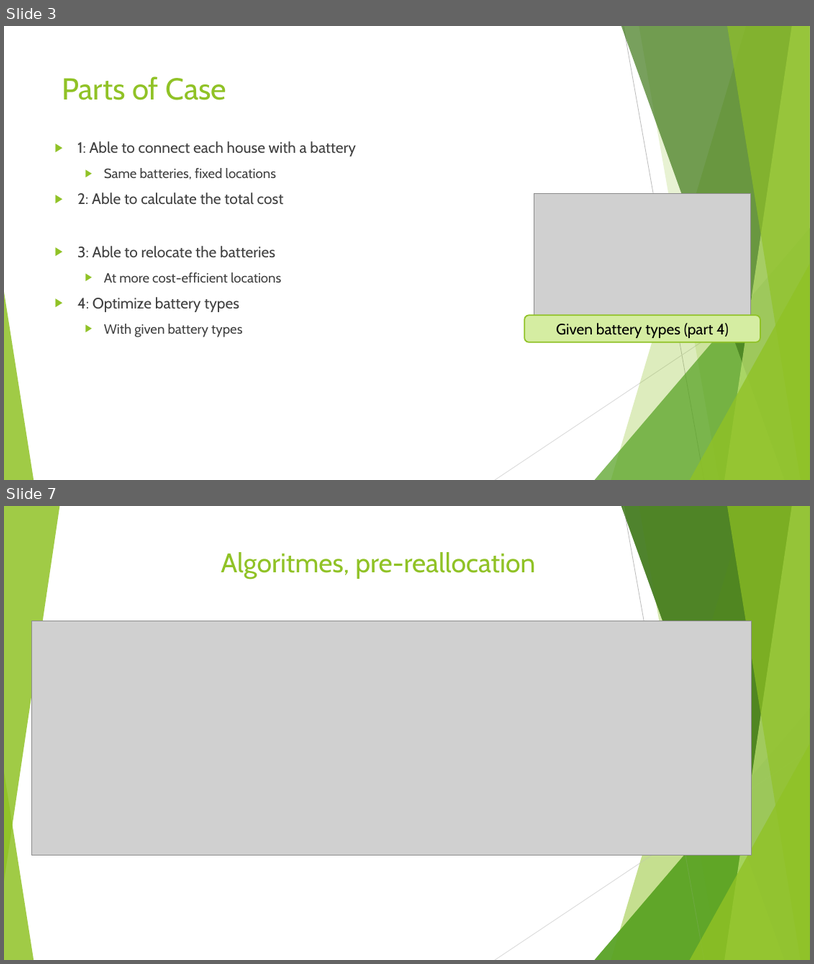
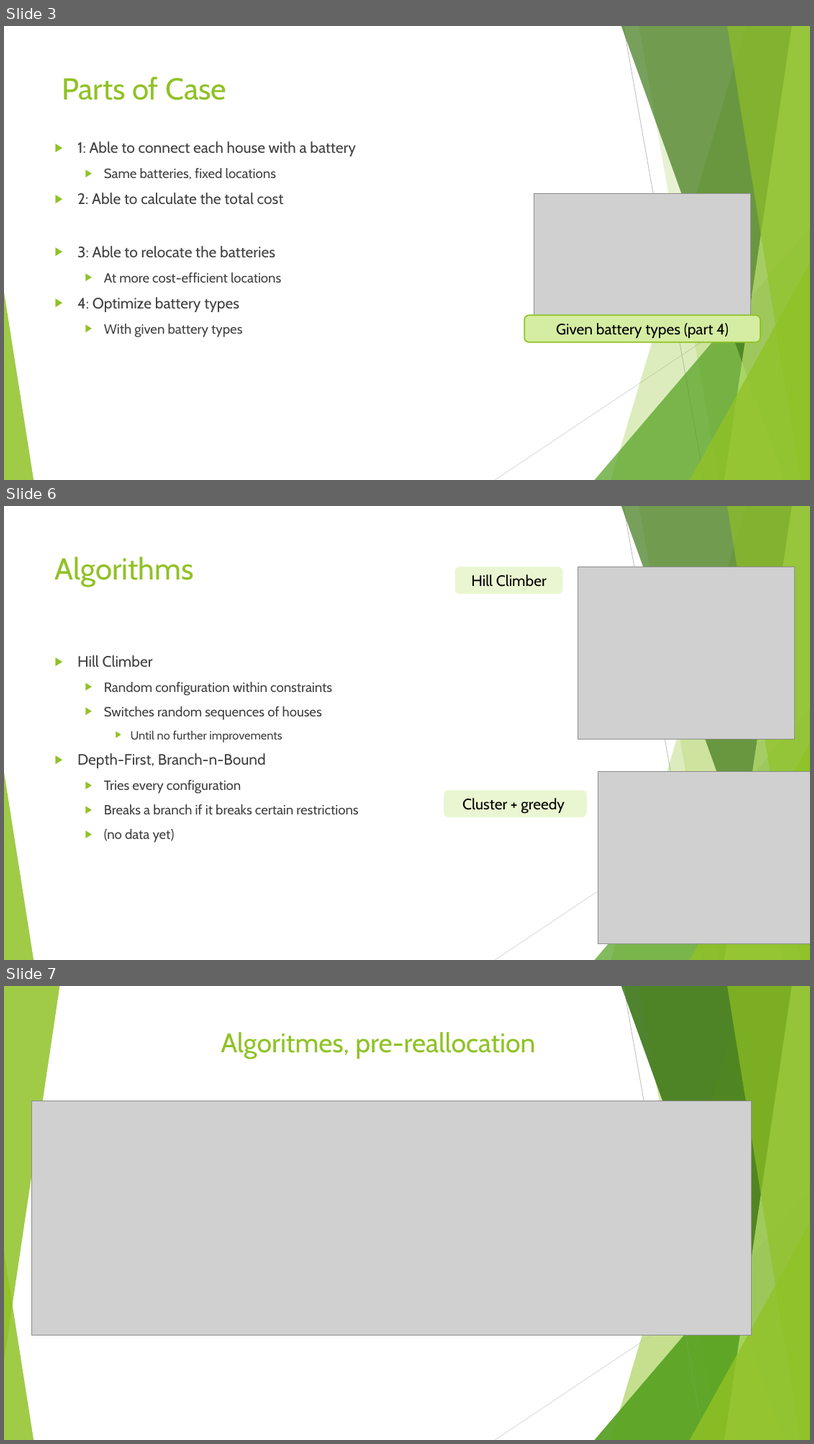
Before and after one commit to JSMR-heuristics/JSMR, a slide deck: results/pres_figures/EndPres.pptx. Shown one above the other, each under a label of ours: slides 3 and 7 before the commit, slides 3, 6 and 7 after it; the slides between them are not shown. The pictures are 814x964 and 814x1444 pixels, drawn with LibreOffice and Linux fonts; fonts in the diff are those of the drawing; grey boxes stand for pictures. Boxes give left, top, right and bottom in pixels: in the first picture for what was removed or moved away, otherwise in the second. Text is boxed around its words. In the diff, an @@ line names an element or a change of style, - is before the commit and + after.

```diff
--- a/results/pres_figures/EndPres.pptx
+++ b/results/pres_figures/EndPres.pptx
@@ slide 6 added at (4,506,810,960), background #FFFFFF; not listed: 10 template elements that a slide beside it also shows @@
@@ title added at (55,556,194,587), 36 pt, text #90C226 @@
+Algorithms
@@ rounded rectangle added at (455,566,563,594), fill #EAF6D1, 18 pt, text #000000 @@
+Hill Climber
@@ picture added at (579,566,795,739) @@
@@ text added at (77,655,358,842), 16 pt, text #404040 @@
+▶ Hill Climber
+  ▶ Random configuration within constraints
+  ▶ Switches random sequences of houses
+    ▶ Until no further improvements
+▶ Depth-First, Branch-n-Bound
+  ▶ Tries every configuration
+  ▶ Breaks a branch if it breaks certain restrictions
+  ▶ (no data yet)
@@ picture added at (599,771,810,943) @@
@@ rounded rectangle added at (445,790,587,817), fill #EAF6D1, 18 pt, text #000000 @@
+Cluster + greedy
```
Also in this commit, not shown: 2 slides changed, 1 other slide added, 2 slides removed, 3 other files.
